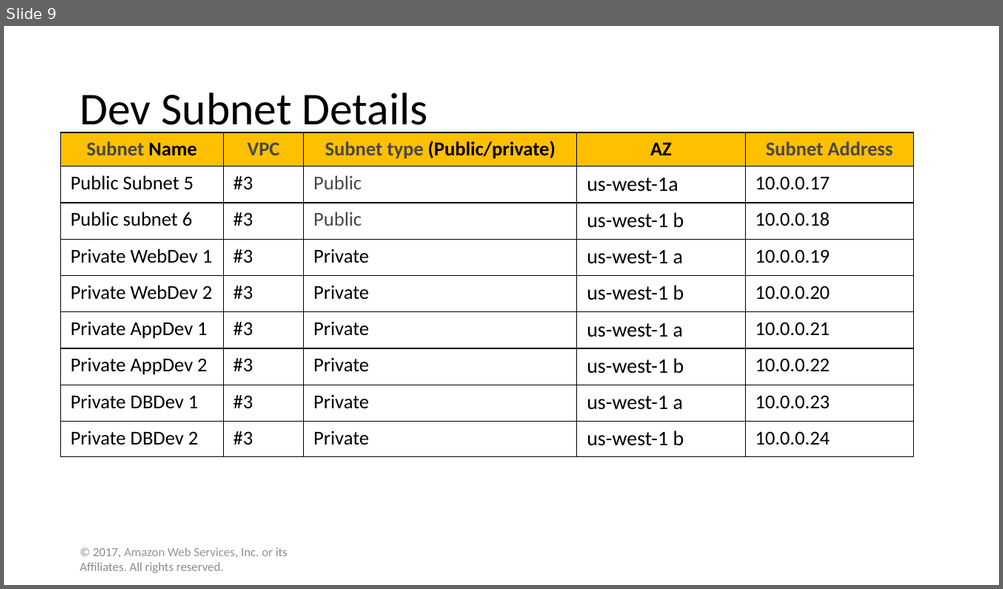
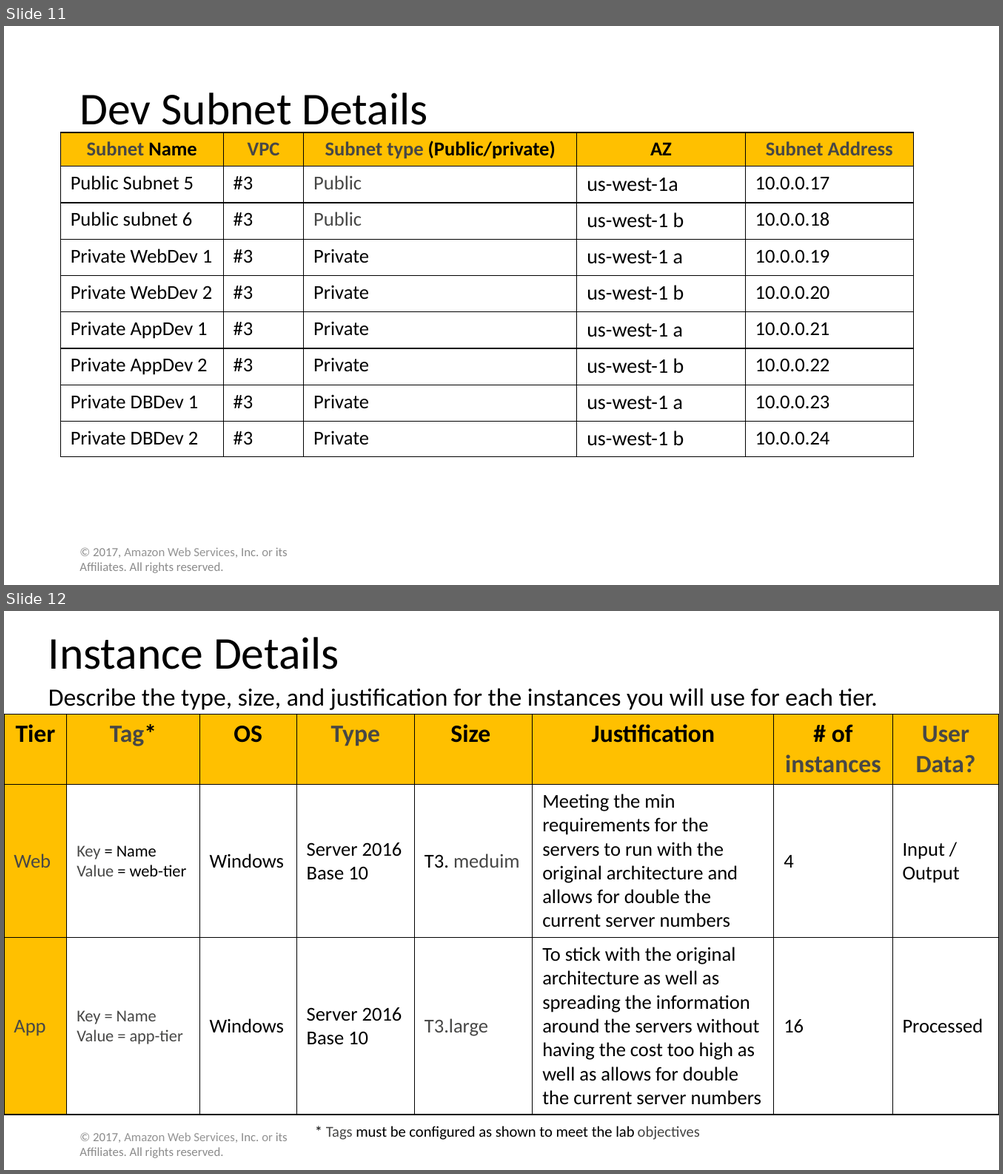
Before and after one commit to WilliamCareySemiColon/college_y3, a slide deck: Cloud_Computing/Labs/Assignment/part 1/Solution Template.pptx. Shown one above the other, each under a label of ours: slide 9 before the commit, slides 11 and 12 after it. The pictures are 1003x589 and 1003x1174 pixels, drawn with LibreOffice and Linux fonts; fonts in the diff are those of the drawing. Boxes give left, top, right and bottom in pixels: in the first picture for what was removed or moved away, otherwise in the second. Text is boxed around its words. In the diff, an @@ line names an element or a change of style, - is before the commit and + after.

```diff
--- a/Cloud_Computing/Labs/Assignment/part 1/Solution Template.pptx
+++ b/Cloud_Computing/Labs/Assignment/part 1/Solution Template.pptx
@@ slide 12 added at (4,611,999,1170), background #FFFFFF @@
@@ title added at (48,637,339,669), 44 pt, text #000000 @@
+Instance Details
@@ text added at (48,688,877,710), 24 pt, text #000000 @@
+  Describe the type, size, and justification for the instances you will use for each tier.
@@ table added at (4,714,999,1112), 3 rows, 8 columns @@
+Tier | Tag* | OS | Type | Size | Justification | # of instances | User Data?
+Web | Key = Name / Value = web-tier | Windows | Server 2016 Base 10 | T3. meduim | Meeting the min requirements for the servers to run with the original architecture and allows for double the current server numbers | 4 | Input / Output
+App | Key = Name / Value = app-tier | Windows | Server 2016 Base 10 | T3.large | To stick with the original architecture as well as spreading the information around the servers without having the cost too high as well as allows for double the current server numbers | 16 | Processed
@@ text added at (79,1133,287,1159), 12 pt, text #8C8C8C @@
+© 2017, Amazon Web Services, Inc. or its Affiliates. All rights reserved.
@@ text added at (326,1126,700,1140), 14.7 pt, text #000000 @@
+* Tags must be configured as shown to meet the lab objectives
@@ what was slide 9 is now slide 11 @@
```
Also in this commit, not shown: 8 slides changed, 3 other slides added, 3 other files.
